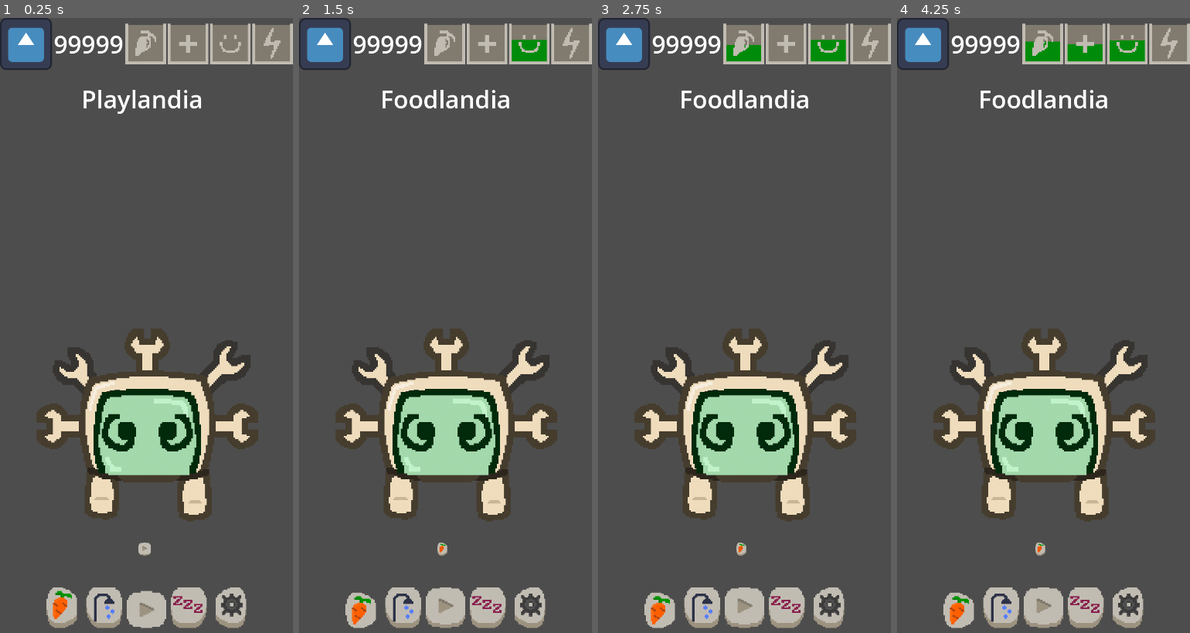
Above: before the commit, frames 1-4 (left to right).
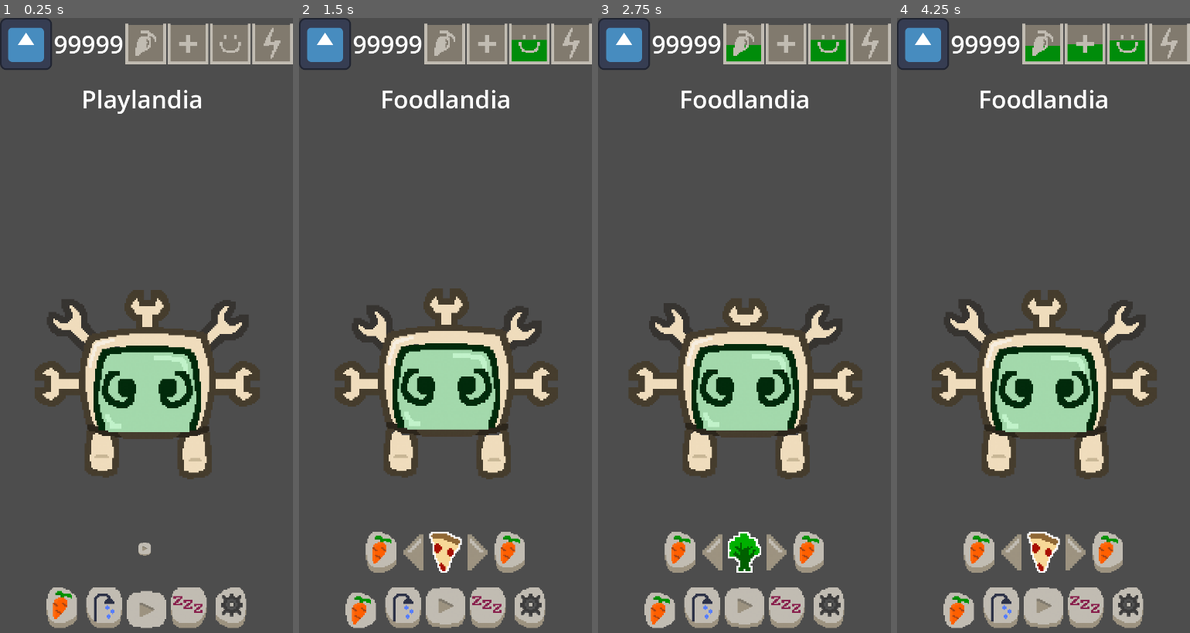
Above: after the commit, the same moments.

Repository: daniel-macias/mrduelm
Game: Godot game, scene res://Scenes/main.tscn
Two runs of this game, one before a commit and one after it. Both use one fixed random seed, a clock stepped at 60 frames per second and the inputs below. The engine's default icon, where the game draws it, is replaced by a stand-in: a white triangle on a blue panel in a dark square.
Inputs (mouse positions are in pixels of both pictures, inside the frame that each line leads up to):
- Up to frame 1 (0.25 s): no input
- Up to frame 2 (1.5 s): click (442, 553) at 0.5 s; click (360, 608) at 1.25 s
- Up to frame 3 (2.75 s): click (712, 553) at 2.02 s
- Up to frame 4 (4.25 s): click (1043, 553) at 2.77 s; click (1075, 553) at 3.52 s

The runs differ from the first frame. In frame 1, 16% of the frame differs, in the area x 11-89%, y 44-82%; in frame 2, 18%; in frame 3, 18%; in frame 4, 18%, in the area x 11-89%, y 3-91%.

Commit message:
scrollable food selection kinda working

Diff:
--- a/Scenes/main.tscn
+++ b/Scenes/main.tscn
@@ -1,35 +1,112 @@
-[gd_scene load_steps=20 format=3 uid="uid://co8xhyknh7k7h"]
+[gd_scene load_steps=28 format=3 uid="uid://co8xhyknh7k7h"]
 
 [ext_resource type="Script" path="res://Scripts/Main.gd" id="1_2ncyc"]
 [ext_resource type="PackedScene" uid="uid://bdd3fhta1x0ln" path="res://Scenes/pet.tscn" id="1_g06e1"]
 [ext_resource type="Texture2D" uid="uid://cyutd44gt6125" path="res://Sprites/UI/food_icon.png" id="2_t4d30"]
+[ext_resource type="Script" path="res://Scripts/UIManagers/PlayGUI.gd" id="3_n2q6m"]
+[ext_resource type="Script" path="res://Scripts/UIManagers/FoodGUI.gd" id="3_pdd0t"]
 [ext_resource type="Texture2D" uid="uid://chn7w0dkoqbus" path="res://Sprites/UI/shower_icon.png" id="3_vlkju"]
 [ext_resource type="Texture2D" uid="uid://bwda35x8xer67" path="res://Sprites/UI/food_icon_pressed.png" id="4_2i2le"]
 [ext_resource type="Texture2D" uid="uid://b7hpmdjbf43oj" path="res://Sprites/UI/play_icon.png" id="4_iuqi7"]
+[ext_resource type="Texture2D" uid="uid://dtr6sl6i4ngy2" path="res://Sprites/UI/arrow_left.png" id="4_t30x3"]
 [ext_resource type="Texture2D" uid="uid://dsx4h3mdbn8i4" path="res://Sprites/UI/sleep_icon.png" id="5_kml8w"]
+[ext_resource type="Texture2D" uid="uid://bxplxgkm8wcm8" path="res://Sprites/UI/empty_select.png" id="5_surhq"]
 [ext_resource type="Texture2D" uid="uid://bbfu11hb6lf4" path="res://Sprites/UI/shower_icon_pressed.png" id="6_0v3sx"]
+[ext_resource type="Texture2D" uid="uid://bjdeygiukkuec" path="res://Sprites/UI/arrow_right.png" id="6_i04jy"]
 [ext_resource type="Texture2D" uid="uid://ckiclgcvswhs7" path="res://Sprites/UI/garage_icon.png" id="6_lu5kk"]
 [ext_resource type="Texture2D" uid="uid://bxtusj4ktpwbh" path="res://icon.svg" id="7_edkl8"]
+[ext_resource type="Script" path="res://Scripts/UIManagers/BathroomGUI.gd" id="8_mtmdo"]
 [ext_resource type="Texture2D" uid="uid://c8xeqy87dpe6o" path="res://Sprites/UI/ProgressBars/bar_bg.png" id="8_sn7hm"]
 [ext_resource type="Texture2D" uid="uid://c8un4x0mfdlfi" path="res://Sprites/UI/play_icon_pressed.png" id="8_sxbtx"]
 [ext_resource type="Texture2D" uid="uid://cvv5owqxqr3kl" path="res://Sprites/UI/ProgressBars/food.png" id="9_w1x0o"]
 [ext_resource type="Texture2D" uid="uid://llbq667nujq5" path="res://Sprites/UI/ProgressBars/bar_fill.png" id="10_3nn5s"]
 [ext_resource type="Texture2D" uid="uid://b3cdmltcbqcg5" path="res://Sprites/UI/sleep_icon_pressed.png" id="10_wapte"]
 [ext_resource type="Texture2D" uid="uid://digdmvn5mg8gr" path="res://Sprites/UI/ProgressBars/health.png" id="11_dhajy"]
+[ext_resource type="Script" path="res://Scripts/UIManagers/SleepGUI.gd" id="11_l60en"]
 [ext_resource type="Texture2D" uid="uid://bt43t0q64458k" path="res://Sprites/UI/ProgressBars/happy.png" id="12_5y17l"]
 [ext_resource type="Texture2D" uid="uid://3asydacx345v" path="res://Sprites/UI/garage_icon_pressed.png" id="12_mlgj4"]
 [ext_resource type="Texture2D" uid="uid://dpj6taf4klhoy" path="res://Sprites/UI/ProgressBars/energy.png" id="13_igeth"]
+[ext_resource type="Script" path="res://Scripts/UIManagers/GarageGUI.gd" id="13_yx62g"]
 
 [node name="Node2D" type="Node2D"]
 script = ExtResource("1_2ncyc")
 
 [node name="Pet" parent="." instance=ExtResource("1_g06e1")]
-position = Vector2(362, 1004)
+position = Vector2(362, 900)
 scale = Vector2(4, 4)
 
 [node name="CanvasLayer" type="CanvasLayer" parent="."]
 
 [node name="FoodGUI" type="Control" parent="CanvasLayer"]
+layout_mode = 3
+anchors_preset = 15
+anchor_right = 1.0
+anchor_bottom = 1.0
+grow_horizontal = 2
+grow_vertical = 2
+script = ExtResource("3_pdd0t")
+
+[node name="RoomTitle" type="Label" parent="CanvasLayer/FoodGUI"]
+layout_mode = 1
+anchors_preset = -1
+anchor_left = 0.5
+anchor_top = 0.131
+anchor_right = 0.5
+anchor_bottom = 0.131
+offset_left = -160.5
+offset_top = -42.12
+offset_right = 160.5
+offset_bottom = 40.88
+grow_horizontal = 2
+grow_vertical = 2
+theme_override_font_sizes/font_size = 60
+text = "Foodlandia"
+
+[node name="HBoxContainer" type="HBoxContainer" parent="CanvasLayer/FoodGUI"]
+layout_mode = 1
+anchors_preset = 8
+anchor_left = 0.5
+anchor_top = 0.5
+anchor_right = 0.5
+anchor_bottom = 0.5
+offset_left = -157.0
+offset_top = 504.0
+offset_right = 157.0
+offset_bottom = 604.0
+grow_horizontal = 2
+grow_vertical = 2
+
+[node name="TextureButton" type="TextureButton" parent="CanvasLayer/FoodGUI/HBoxContainer"]
+custom_minimum_size = Vector2(100, 100)
+layout_mode = 2
+texture_normal = ExtResource("2_t4d30")
+stretch_mode = 5
+
+[node name="FoodArrowLeft" type="TextureButton" parent="CanvasLayer/FoodGUI/HBoxContainer"]
+custom_minimum_size = Vector2(50, 0)
+layout_mode = 2
+texture_normal = ExtResource("4_t30x3")
+stretch_mode = 5
+
+[node name="FoodSelected" type="TextureButton" parent="CanvasLayer/FoodGUI/HBoxContainer"]
+custom_minimum_size = Vector2(100, 0)
+layout_mode = 2
+texture_normal = ExtResource("5_surhq")
+stretch_mode = 5
+
+[node name="FoodArrowRight" type="TextureButton" parent="CanvasLayer/FoodGUI/HBoxContainer"]
+custom_minimum_size = Vector2(50, 0)
+layout_mode = 2
+texture_normal = ExtResource("6_i04jy")
+stretch_mode = 5
+
+[node name="ShopFood" type="TextureButton" parent="CanvasLayer/FoodGUI/HBoxContainer"]
+custom_minimum_size = Vector2(100, 0)
+layout_mode = 2
+texture_normal = ExtResource("2_t4d30")
+stretch_mode = 5
+
+[node name="BathroomGUI" type="Control" parent="CanvasLayer"]
 visible = false
 layout_mode = 3
 anchors_preset = 15
@@ -37,24 +114,25 @@
 anchor_bottom = 1.0
 grow_horizontal = 2
 grow_vertical = 2
-
-[node name="RoomTitle" type="Label" parent="CanvasLayer/FoodGUI"]
-layout_mode = 1
-anchors_preset = -1
-anchor_left = 0.5
-anchor_top = 0.131
-anchor_right = 0.5
-anchor_bottom = 0.131
-offset_left = -160.5
-offset_top = -42.12
-offset_right = 160.5
-offset_bottom = 40.88
-grow_horizontal = 2
-grow_vertical = 2
-theme_override_font_sizes/font_size = 60
-text = "Foodlandia"
-
-[node name="HBoxContainer" type="HBoxContainer" parent="CanvasLayer/FoodGUI"]
+script = ExtResource("8_mtmdo")
+
+[node name="RoomTitle" type="Label" parent="CanvasLayer/BathroomGUI"]
+layout_mode = 1
+anchors_preset = -1
+anchor_left = 0.5
+anchor_top = 0.131
+anchor_right = 0.5
+anchor_bottom = 0.131
+offset_left = -160.5
+offset_top = -42.12
+offset_right = 160.5
+offset_bottom = 40.88
+grow_horizontal = 2
+grow_vertical = 2
+theme_override_font_sizes/font_size = 60
+text = "Bathroomlandia"
+
+[node name="HBoxContainer" type="HBoxContainer" parent="CanvasLayer/BathroomGUI"]
 layout_mode = 1
 anchors_preset = -1
 anchor_left = 0.5
@@ -68,11 +146,11 @@
 grow_horizontal = 2
 grow_vertical = 2
 
-[node name="TextureButton" type="TextureButton" parent="CanvasLayer/FoodGUI/HBoxContainer"]
-layout_mode = 2
-texture_normal = ExtResource("2_t4d30")
-
-[node name="BathroomGUI" type="Control" parent="CanvasLayer"]
+[node name="TextureButton" type="TextureButton" parent="CanvasLayer/BathroomGUI/HBoxContainer"]
+layout_mode = 2
+texture_normal = ExtResource("3_vlkju")
+
+[node name="PlayGUI" type="Control" parent="CanvasLayer"]
 visible = false
 layout_mode = 3
 anchors_preset = 15
@@ -80,24 +158,25 @@
 anchor_bottom = 1.0
 grow_horizontal = 2
 grow_vertical = 2
-
-[node name="RoomTitle" type="Label" parent="CanvasLayer/BathroomGUI"]
-layout_mode = 1
-anchors_preset = -1
-anchor_left = 0.5
-anchor_top = 0.131
-anchor_right = 0.5
-anchor_bottom = 0.131
-offset_left = -160.5
-offset_top = -42.12
-offset_right = 160.5
-offset_bottom = 40.88
-grow_horizontal = 2
-grow_vertical = 2
-theme_override_font_sizes/font_size = 60
-text = "Bathroomlandia"
-
-[node name="HBoxContainer" type="HBoxContainer" parent="CanvasLayer/BathroomGUI"]
+script = ExtResource("3_n2q6m")
+
+[node name="RoomTitle" type="Label" parent="CanvasLayer/PlayGUI"]
+layout_mode = 1
+anchors_preset = -1
+anchor_left = 0.5
+anchor_top = 0.131
+anchor_right = 0.5
+anchor_bottom = 0.131
+offset_left = -160.5
+offset_top = -42.12
+offset_right = 160.5
+offset_bottom = 40.88
+grow_horizontal = 2
+grow_vertical = 2
+theme_override_font_sizes/font_size = 60
+text = "Playlandia"
+
+[node name="HBoxContainer" type="HBoxContainer" parent="CanvasLayer/PlayGUI"]
 layout_mode = 1
 anchors_preset = -1
 anchor_left = 0.5
@@ -111,35 +190,37 @@
 grow_horizontal = 2
 grow_vertical = 2
 
-[node name="TextureButton" type="TextureButton" parent="CanvasLayer/BathroomGUI/HBoxContainer"]
-layout_mode = 2
-texture_normal = ExtResource("3_vlkju")
-
-[node name="PlayGUI" type="Control" parent="CanvasLayer"]
-layout_mode = 3
-anchors_preset = 15
-anchor_right = 1.0
-anchor_bottom = 1.0
-grow_horizontal = 2
-grow_vertical = 2
-
-[node name="RoomTitle" type="Label" parent="CanvasLayer/PlayGUI"]
-layout_mode = 1
-anchors_preset = -1
-anchor_left = 0.5
-anchor_top = 0.131
-anchor_right = 0.5
-anchor_bottom = 0.131
-offset_left = -160.5
-offset_top = -42.12
-offset_right = 160.5
-offset_bottom = 40.88
-grow_horizontal = 2
-grow_vertical = 2
-theme_override_font_sizes/font_size = 60
-text = "Playlandia"
-
-[node name="HBoxContainer" type="HBoxContainer" parent="CanvasLayer/PlayGUI"]
+[node name="TextureButton" type="TextureButton" parent="CanvasLayer/PlayGUI/HBoxContainer"]
+layout_mode = 2
+texture_normal = ExtResource("4_iuqi7")
+
+[node name="SleepGUI" type="Control" parent="CanvasLayer"]
+visible = false
+layout_mode = 3
+anchors_preset = 15
+anchor_right = 1.0
+anchor_bottom = 1.0
+grow_horizontal = 2
+grow_vertical = 2
+script = ExtResource("11_l60en")
+
+[node name="RoomTitle" type="Label" parent="CanvasLayer/SleepGUI"]
+layout_mode = 1
+anchors_preset = -1
+anchor_left = 0.5
+anchor_top = 0.131
+anchor_right = 0.5
+anchor_bottom = 0.131
+offset_left = -160.5
+offset_top = -42.12
+offset_right = 160.5
+offset_bottom = 40.88
+grow_horizontal = 2
+grow_vertical = 2
+theme_override_font_sizes/font_size = 60
+text = "Sleepandia"
+
+[node name="HBoxContainer" type="HBoxContainer" parent="CanvasLayer/SleepGUI"]
 layout_mode = 1
 anchors_preset = -1
 anchor_left = 0.5
@@ -153,11 +234,11 @@
 grow_horizontal = 2
 grow_vertical = 2
 
-[node name="TextureButton" type="TextureButton" parent="CanvasLayer/PlayGUI/HBoxContainer"]
-layout_mode = 2
-texture_normal = ExtResource("4_iuqi7")
-
-[node name="SleepGUI" type="Control" parent="CanvasLayer"]
+[node name="TextureButton" type="TextureButton" parent="CanvasLayer/SleepGUI/HBoxContainer"]
+layout_mode = 2
+texture_normal = ExtResource("5_kml8w")
+
+[node name="GarageGUI" type="Control" parent="CanvasLayer"]
 visible = false
 layout_mode = 3
 anchors_preset = 15
@@ -165,24 +246,25 @@
 anchor_bottom = 1.0
 grow_horizontal = 2
 grow_vertical = 2
-
-[node name="RoomTitle" type="Label" parent="CanvasLayer/SleepGUI"]
-layout_mode = 1
-anchors_preset = -1
-anchor_left = 0.5
-anchor_top = 0.131
-anchor_right = 0.5
-anchor_bottom = 0.131
-offset_left = -160.5
-offset_top = -42.12
-offset_right = 160.5
-offset_bottom = 40.88
-grow_horizontal = 2
-grow_vertical = 2
-theme_override_font_sizes/font_size = 60
-text = "Sleepandia"
-
-[node name="HBoxContainer" type="HBoxContainer" parent="CanvasLayer/SleepGUI"]
+script = ExtResource("13_yx62g")
+
+[node name="RoomTitle" type="Label" parent="CanvasLayer/GarageGUI"]
+layout_mode = 1
+anchors_preset = -1
+anchor_left = 0.5
+anchor_top = 0.131
+anchor_right = 0.5
+anchor_bottom = 0.131
+offset_left = -160.5
+offset_top = -42.12
+offset_right = 160.5
+offset_bottom = 40.88
+grow_horizontal = 2
+grow_vertical = 2
+theme_override_font_sizes/font_size = 60
+text = "Garagelandia"
+
+[node name="HBoxContainer" type="HBoxContainer" parent="CanvasLayer/GarageGUI"]
 layout_mode = 1
 anchors_preset = -1
 anchor_left = 0.5
@@ -196,49 +278,6 @@
 grow_horizontal = 2
 grow_vertical = 2
 
-[node name="TextureButton" type="TextureButton" parent="CanvasLayer/SleepGUI/HBoxContainer"]
-layout_mode = 2
-texture_normal = ExtResource("5_kml8w")
-
-[node name="GarageGUI" type="Control" parent="CanvasLayer"]
-visible = false
-layout_mode = 3
-anchors_preset = 15
-anchor_right = 1.0
-anchor_bottom = 1.0
-grow_horizontal = 2
-grow_vertical = 2
-
-[node name="RoomTitle" type="Label" parent="CanvasLayer/GarageGUI"]
-layout_mode = 1
-anchors_preset = -1
-anchor_left = 0.5
-anchor_top = 0.131
-anchor_right = 0.5
-anchor_bottom = 0.131
-offset_left = -160.5
-offset_top = -42.12
-offset_right = 160.5
-offset_bottom = 40.88
-grow_horizontal = 2
-grow_vertical = 2
-theme_override_font_sizes/font_size = 60
-text = "Garagelandia"
-
-[node name="HBoxContainer" type="HBoxContainer" parent="CanvasLayer/GarageGUI"]
-layout_mode = 1
-anchors_preset = -1
-anchor_left = 0.5
-anchor_top = 0.865
-anchor_right = 0.5
-anchor_bottom = 0.865
-offset_left = -20.0
-offset_top = -24.8
-offset_right = 20.0
-offset_bottom = 15.2
-grow_horizontal = 2
-grow_vertical = 2
-
 [node name="TextureButton" type="TextureButton" parent="CanvasLayer/GarageGUI/HBoxContainer"]
 layout_mode = 2
 texture_normal = ExtResource("6_lu5kk")
--- a/Scenes/pet.tscn
+++ b/Scenes/pet.tscn
@@ -1,7 +1,8 @@
-[gd_scene load_steps=15 format=3 uid="uid://bdd3fhta1x0ln"]
+[gd_scene load_steps=16 format=3 uid="uid://bdd3fhta1x0ln"]
 
 [ext_resource type="Texture2D" uid="uid://dve3naqek7758" path="res://Sprites/Arms/default_arm_a.png" id="1_3e1da"]
 [ext_resource type="Texture2D" uid="uid://cls7vrevae352" path="res://Sprites/Body/default_bod.png" id="1_573ay"]
+[ext_resource type="Script" path="res://Scripts/Pet.gd" id="1_ej6y2"]
 [ext_resource type="Texture2D" uid="uid://bpu65joeuvnfr" path="res://Sprites/Arms/default_arm_b.png" id="2_54sae"]
 [ext_resource type="Texture2D" uid="uid://bei8jc63uvfap" path="res://Sprites/Screen/default_screen.png" id="2_tootx"]
 [ext_resource type="Texture2D" uid="uid://bsthyy1tl2lw3" path="res://Sprites/Eyes/default_eyes.png" id="3_glg16"]
@@ -158,6 +159,7 @@
 }
 
 [node name="Pet" type="Node2D"]
+script = ExtResource("1_ej6y2")
 
 [node name="Arms" type="Sprite2D" parent="."]
 
--- a/Scripts/Globals/Catalog.gd
+++ b/Scripts/Globals/Catalog.gd
@@ -1,8 +1,9 @@
 extends Node
 
 var food_catalog = {
-	"carrot": {"cost": 50, "thumbnail": "res://Sprites/table_normal.png","name":"Carrot","fill":10, "health":5},
-	"apple": {"cost": 100, "thumbnail": "res://Sprites/shelf_normal.png","name":"Apple","fill":10, "health":6}
+	"chicken": {"cost": 50, "thumbnail": "res://Sprites/Food/Chicken.png","name":"Chicken","fill":10, "health":5},
+	"broccoli": {"cost": 100, "thumbnail": "res://Sprites/Food/Broccolli.png","name":"Broccoli","fill":10, "health":6},
+	"pizza": {"cost": 100, "thumbnail": "res://Sprites/Food/Pizza.png","name":"Pizza","fill":10, "health":6}
 }
 
 var body_parts_catalog = {
--- a/Scripts/Globals/GameManager.gd
+++ b/Scripts/Globals/GameManager.gd
@@ -29,7 +29,7 @@
 
 # Inventory structure
 var inventory: Dictionary = {
-	"food": {},       # Stores food items and their quantities
+	"food": {"pizza":2, "broccoli":1},       # Stores food items and their quantities
 	"body_parts": {}  # Stores body parts and their quantities
 }
 
--- a/Scripts/Main.gd
+++ b/Scripts/Main.gd
@@ -15,6 +15,8 @@
 @onready var debug_add_energy_btn = $CanvasLayer/SleepGUI/HBoxContainer/TextureButton
 @onready var debug_add_fun_btn = $CanvasLayer/PlayGUI/HBoxContainer/TextureButton
 @onready var debug_add_health_btn = $CanvasLayer/BathroomGUI/HBoxContainer/TextureButton
+
+@onready var pet = $Pet
 
 @onready var guis = {
 	"food": $CanvasLayer/FoodGUI,
@@ -48,6 +50,7 @@
 
 	# Start with "play" as the default active button
 	_set_default_active("play")
+
 
 func _on_stat_changed(stat_name: String, new_value: int):
 	match stat_name:
--- /dev/null
+++ b/Scripts/Pet.gd
@@ -0,0 +1,8 @@
+extends Node2D
+
+@onready var animation_player_arms = $Arms/AnimationPlayerArms
+@onready var animation_player_body = $AnimationPlayerBody
+
+func _ready():
+	animation_player_arms.play("Idle")
+	animation_player_body.play("Idle")
--- /dev/null
+++ b/Scripts/UIManagers/BathroomGUI.gd
@@ -0,0 +1,11 @@
+extends Node
+
+
+# Called when the node enters the scene tree for the first time.
+func _ready() -> void:
+	pass # Replace with function body.
+
+
+# Called every frame. 'delta' is the elapsed time since the previous frame.
+func _process(delta: float) -> void:
+	pass
--- /dev/null
+++ b/Scripts/UIManagers/FoodGUI.gd
@@ -0,0 +1,43 @@
+extends Control
+
+@onready var food_arrow_left = $HBoxContainer/FoodArrowLeft
+@onready var food_arrow_right = $HBoxContainer/FoodArrowRight
+#@onready var food_selected_text = $HBoxContainer/FoodSelected
+@onready var food_selected = $HBoxContainer/FoodSelected
+
+var food_list: Array = []
+var current_food_index: int = 0
+
+func _ready() -> void:
+	# Load the food inventory from the GameManager
+	food_list = GameManager.inventory["food"].keys()
+
+	# Set up arrow button signals
+	food_arrow_left.connect("pressed", Callable(self, "_on_left_arrow_pressed"))
+	food_arrow_right.connect("pressed", Callable(self, "_on_right_arrow_pressed"))
+
+	# Display the initial food item
+	_update_food_display()
+
+func _on_left_arrow_pressed() -> void:
+	# Move to the previous food item
+	current_food_index = (current_food_index - 1 + food_list.size()) % food_list.size()
+	_update_food_display()
+
+func _on_right_arrow_pressed() -> void:
+	# Move to the next food item
+	current_food_index = (current_food_index + 1) % food_list.size()
+	_update_food_display()
+
+func _update_food_display():
+	if food_list.size() > 0:
+		var current_food = food_list[current_food_index]
+		var food_details = Catalog.get_food_details(current_food) # Using the catalog to get food details
+
+		if food_details and food_details.thumbnail:
+			food_selected.texture_normal = load(food_details.thumbnail)
+		else:
+			print("Error: Thumbnail not found for food item:", current_food)
+	else:
+		print("No food items in inventory!")
+		#TODO: CHANGE BACK TO ORIGINAL EMPTY INVENTORY SPRITE
--- /dev/null
+++ b/Scripts/UIManagers/GarageGUI.gd
@@ -0,0 +1,11 @@
+extends Node
+
+
+# Called when the node enters the scene tree for the first time.
+func _ready() -> void:
+	pass # Replace with function body.
+
+
+# Called every frame. 'delta' is the elapsed time since the previous frame.
+func _process(delta: float) -> void:
+	pass
--- /dev/null
+++ b/Scripts/UIManagers/PlayGUI.gd
@@ -0,0 +1,11 @@
+extends Node
+
+
+# Called when the node enters the scene tree for the first time.
+func _ready() -> void:
+	pass # Replace with function body.
+
+
+# Called every frame. 'delta' is the elapsed time since the previous frame.
+func _process(delta: float) -> void:
+	pass
--- /dev/null
+++ b/Scripts/UIManagers/SleepGUI.gd
@@ -0,0 +1,11 @@
+extends Node
+
+
+# Called when the node enters the scene tree for the first time.
+func _ready() -> void:
+	pass # Replace with function body.
+
+
+# Called every frame. 'delta' is the elapsed time since the previous frame.
+func _process(delta: float) -> void:
+	pass
Binary file added: Sprites/UI/empty_select.png
Not shown, added: Sprites/UI/empty_select.png.import
